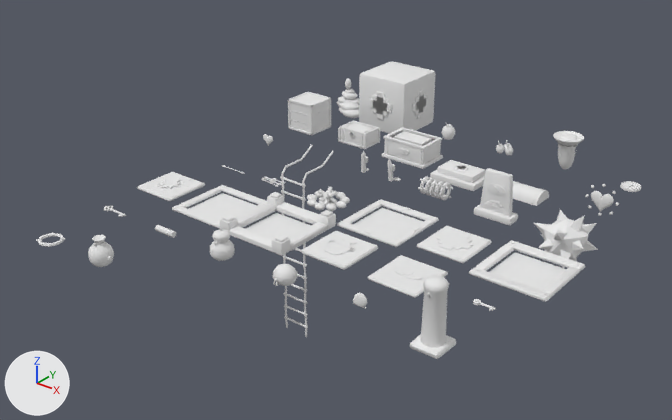
The glTF model assets/epiphany/objetos.glb: old version first, new version second.
Before and after are seen from a 50 mm camera at (18.38, -23.63, 10.78) aimed at (4.04, -5.7, -0.34). The axes (+X, +Y, +Z) are drawn at lower left. The lights are the same throughout. The older version comes first.

Objects in the first picture: 'bloque_empujable', 'cofre_grande', 'estela', 'explosion', 'interruptor_bloque_marco', 'interruptor_bloque_placa', 'interruptor_golpe_marco', 'interruptor_marco', 'interruptor_peso_marco', 'interruptor_peso_placa', 'interruptor_placa', 'piedra_levantable', 'poste_gancho', 'poste_gancho_anillo', 'vasija' and 22 more.
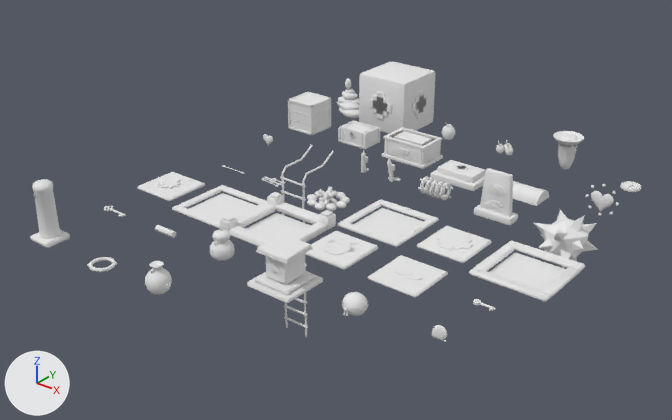
What differs and where, as boxes [x1, y1, x2, y2] in the pictures (672 x 420 px):
'poste_gancho', moved
    before: [410, 275, 456, 359]
    after: [30, 179, 70, 247]
'pedestal_martillo', added
    after: [247, 234, 323, 303]
'vasija', moved
    before: [88, 235, 114, 267]
    after: [145, 261, 172, 295]
'piedra_levantable', moved
    before: [272, 264, 298, 286]
    after: [342, 292, 369, 316]
'poste_gancho_anillo', moved
    before: [36, 233, 65, 247]
    after: [87, 257, 117, 272]

What changed in the scene script:
```text
Add me_pedestal_martillo:
    me_pedestal_martillo.from_pydata(...)  # 680 vertices, 1264 faces; spans x -0.627..0.627, y -0.624..0.624, z -0.003..1.005
    me_pedestal_martillo.materials.append(mat_paleta)  # white #e7e7e7
Change ob_piedra_levantable:
    ob_piedra_levantable.location: (6.0, -10.0, 0.0) -> (8.0, -10.0, 0.0)
Change ob_poste_gancho:
    ob_poste_gancho.location: (10.0, -10.0, 0.0) -> (0.0, -12.0, 0.0)
Change ob_poste_gancho_anillo:
    ob_poste_gancho_anillo.location: (0.0, -12.0, 0.0) -> (2.0, -12.0, 0.0)
Change ob_vasija:
    ob_vasija.location: (2.0, -12.0, 0.0) -> (4.0, -12.0, 0.0)
Add ob_pedestal_martillo:
    ob_pedestal_martillo = bpy.data.objects.new('pedestal_martillo', me_pedestal_martillo)
    ob_pedestal_martillo.location = (6.0, -10.0, 0.0)
```
